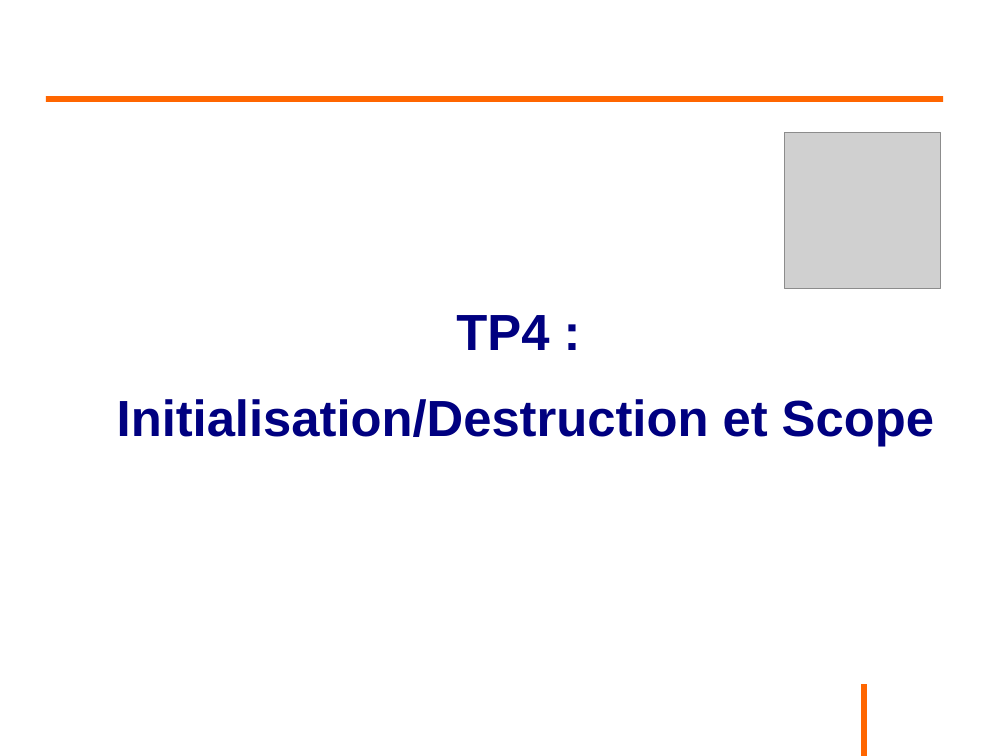
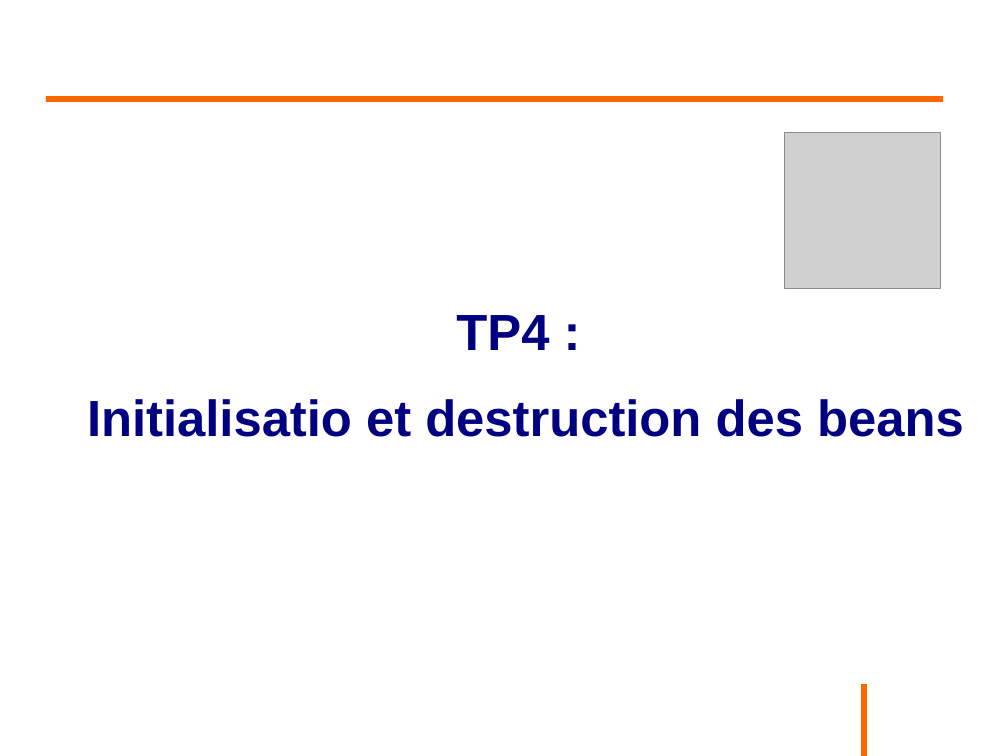
Before and after one commit to philphils/formation-spring, a slide deck: slide 126 of Documentation/diapo_formation_spring.odp. Drawn at 1008x756 pixels with LibreOffice and Linux fonts; fonts in the diff are those of the drawing; grey boxes stand for pictures; background and template pictures are left out. Boxes give left, top, right and bottom in pixels: in the first picture for what was removed or moved away, otherwise in the second. Text is boxed around its words. In the diff, an @@ line names an element or a change of style, - is before the commit and + after.

Commit message:
Modif titre TP4

```diff
--- a/Documentation/diapo_formation_spring.odp
+++ b/Documentation/diapo_formation_spring.odp
@@ text at box(87, 399, 964, 437): text changed @@
-Initialisation/Destruction et Scope
+Initialisatio et destruction des beans
```
